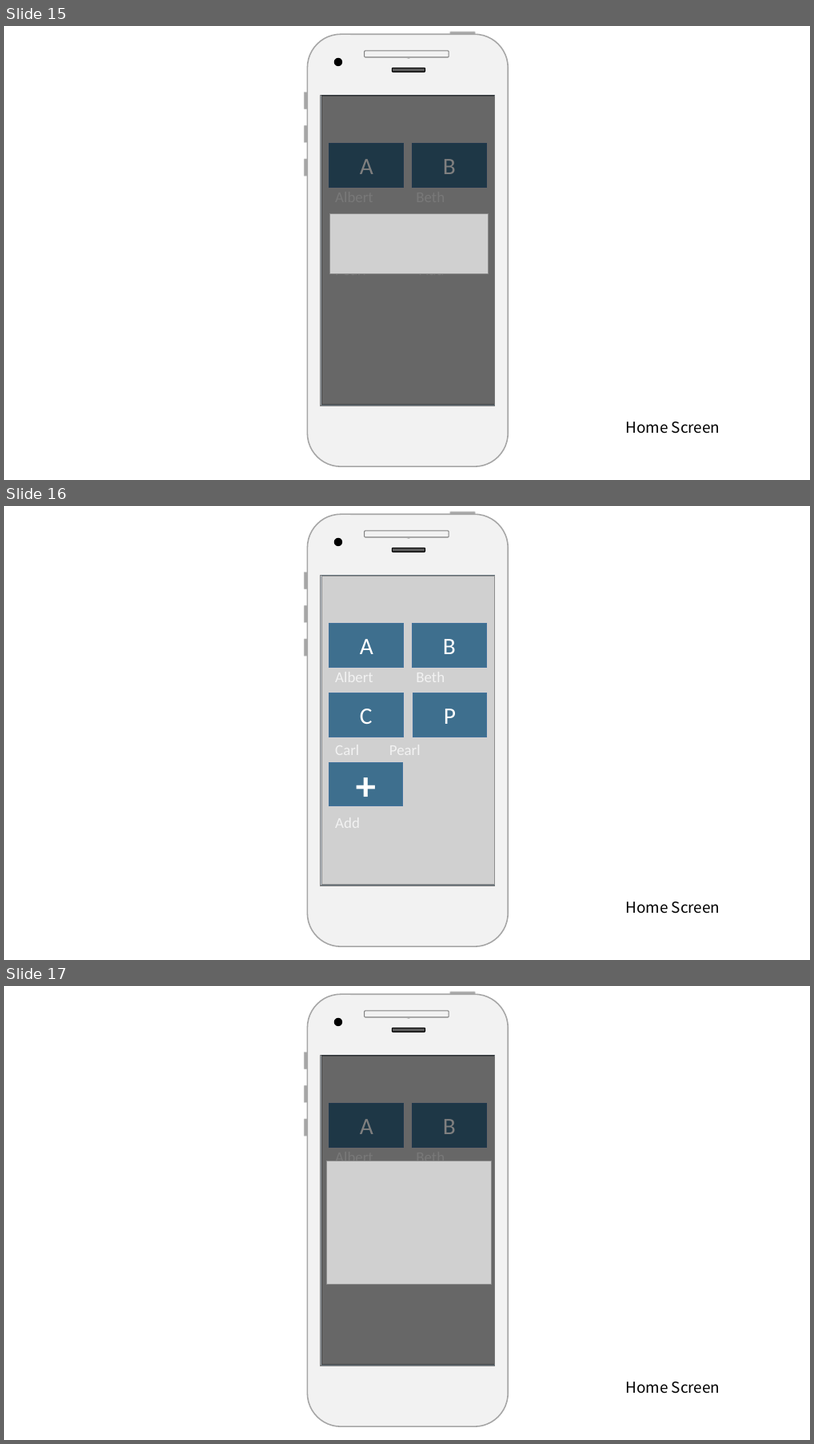
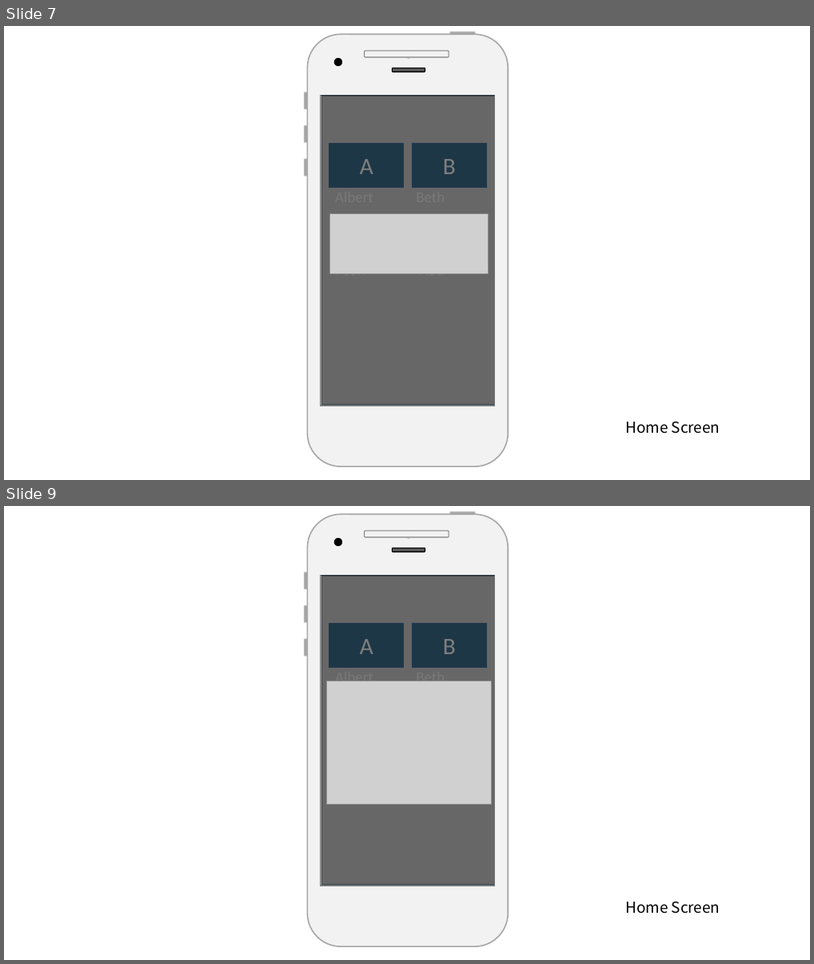
Before and after one commit to brooklyn2016/team-19, a slide deck: presentation-Final Edit.pptx. Shown one above the other, each under a label of ours: slides 15, 16 and 17 before the commit, slides 7 and 9 after it; the slides between them are not shown. The pictures are 814x1444 and 814x964 pixels, drawn with LibreOffice and Linux fonts; fonts in the diff are those of the drawing; grey boxes stand for pictures. Boxes give left, top, right and bottom in pixels: in the first picture for what was removed or moved away, otherwise in the second. Text is boxed around its words. In the diff, an @@ line names an element or a change of style, - is before the commit and + after.

Commit message:
final
fixed slides

```diff
--- a/presentation-Final Edit.pptx
+++ b/presentation-Final Edit.pptx
@@ slide 16 removed at [4, 506, 810, 960], background #FFFFFF; not listed: 9 template elements that a slide beside it also shows @@
@@ group removed at [335, 529, 454, 940]: 3 rectangles, 1 ellipse, 1 rounded rectangle @@
@@ rectangle removed at [322, 576, 495, 884] @@
@@ picture removed at [322, 576, 495, 884] @@
@@ rectangle removed at [330, 624, 404, 667] @@
-A
@@ rectangle removed at [412, 624, 486, 667] @@
-B
@@ rectangle removed at [329, 693, 403, 736] @@
-C
@@ rectangle removed at [413, 693, 487, 736] @@
-P
@@ rectangle removed at [329, 762, 403, 805] @@
-+
@@ text removed at [626, 901, 720, 913] @@
-Home Screen
@@ what was slide 15 is now slide 7 @@
@@ what was slide 17 is now slide 9 @@
```
